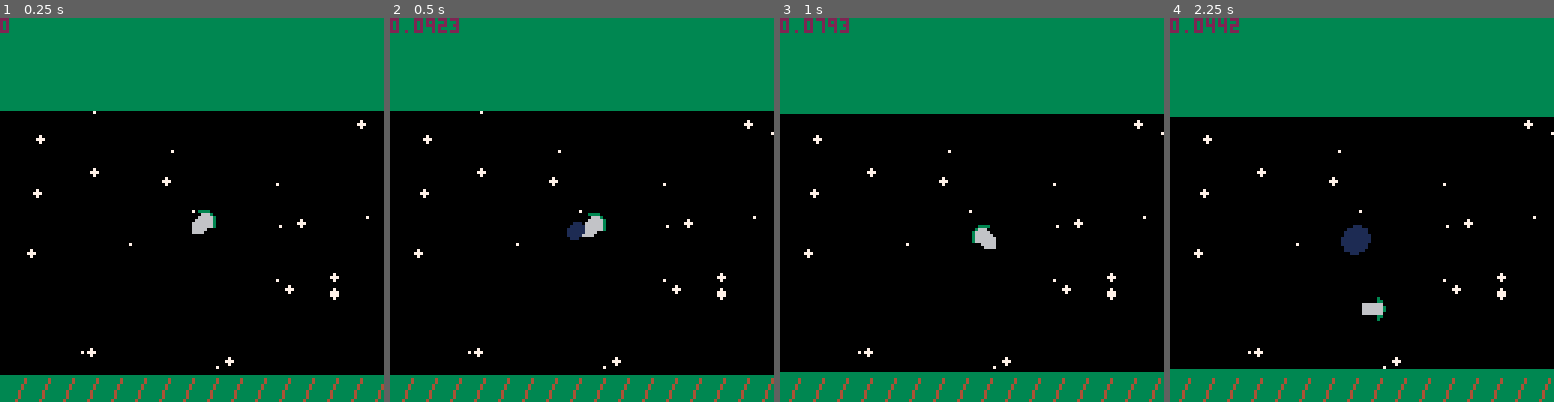
Above: before the commit, frames 1-4 (left to right).
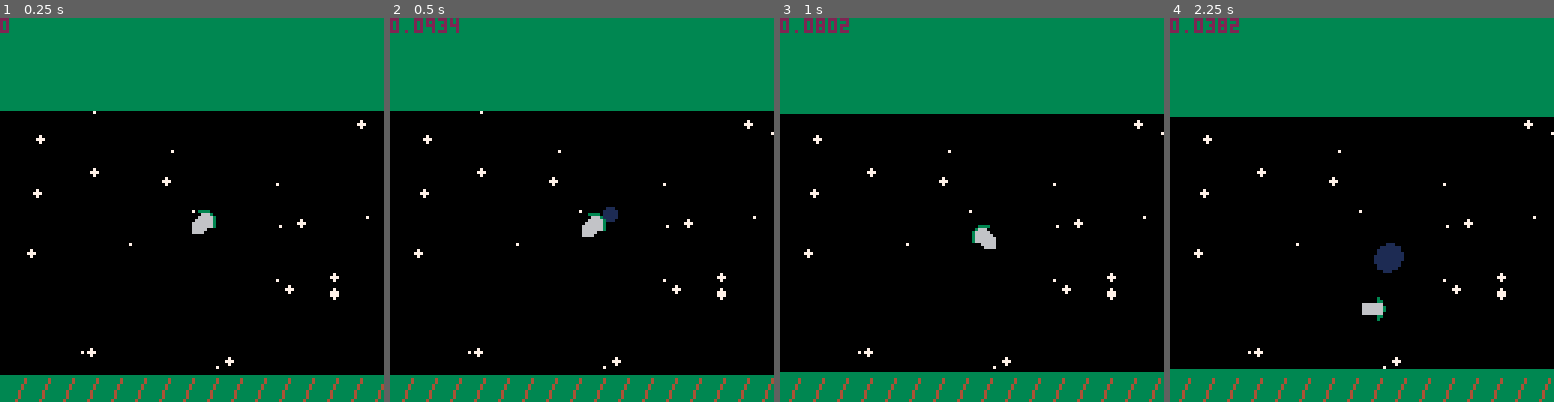
Above: after the commit, the same moments.

Repository: ural89/picorocketrun
Game: PICO-8 cartridge rotorocket.p8
Same seed, same stepped clock (60 frames per second), same inputs: the game is played once before the commit and once after it.
Inputs:
- Up to frame 1 (0.25 s): no input
- Up to frame 2 (0.5 s): tap X (X key) at 0.33 s
- Up to frame 3 (1 s): no input
- Up to frame 4 (2.25 s): tap X (X key) at 1.07, 1.85 s; hold Right 1.6-2.1 s; hold Up from 2.15 s (still down)

Frame 1 is identical in both runs. In frame 2, 0.3% of the frame differs, in the area x 12-60%, y 0-58%; in frame 3, less than 0.1%; in frame 4, 1.0%, in the area x 9-61%, y 0-67%.

Commit message:
create look up table

Diff:
--- a/source.lua
+++ b/source.lua
@@ -22,10 +22,8 @@
     0, 45, 90, 135, 180, 225, 270, 315
 }
 cos_look_up = {
-    1, 0.707, 0, -0.707, -1, -0.707, 0, 0.707
 }
 sin_look_up = {
-    0, 0.707, 1, 0.707, 0, -0.707, -1, -0.707
 }
 
 stars = {}
@@ -188,9 +186,9 @@
             --if pressed
             self.particleReleaseTime += dt
             if self.particleReleaseTime > 0.01 then
-                local rot = (flr(self.ship_rotation) - 1) % 8 + 1 -- Ensures valid lookup index
+                local rot = (flr(self.ship_rotation) - 1) % 8 + 1
                 particle:new(
-                    self.x + cos_look_up[rot] * -8 + 4,
+                    self.x - cos_look_up[rot] * -8 + 4,
                     self.y + sin_look_up[rot] * 4 + 4,
                     ship.dx,
                     ship.dy,
@@ -202,7 +200,7 @@
             self.dx += cos_look_up[flr(self.ship_rotation)]
                     * dt * self.acceleration
 
-            self.dy -= sin_look_up[flr(self.ship_rotation)]
+            self.dy += sin_look_up[flr(self.ship_rotation)]
                     * dt * self.acceleration
             self.particleReleaseTime = 0
         end
@@ -246,9 +244,21 @@
 
 function _init()
     -- create_blocks()
+    initialize_trig_tables()
     create_stars()
     create_lines()
 end
+function initialize_trig_tables()
+    cos_look_up = {}
+    sin_look_up = {}
+
+    for i, angle in ipairs(angles) do
+        cos_look_up[i] = cos(angle / 365)
+        sin_look_up[i] = sin(angle / 365)
+    end
+end
+
+
 
 function create_lines()
     for i = 1, 16 do
@@ -414,9 +424,9 @@
     draw_background_starts()
     foreach(blocks, function(p) p:draw() end)
 
-    ship.draw(ship)
     draw_ground()
     draw_lines()
+    foreach(particles, function(p) p:draw() end)
+    ship.draw(ship)
     print(ship.dx, 2)
-    foreach(particles, function(p) p:draw() end)
-end
+end
